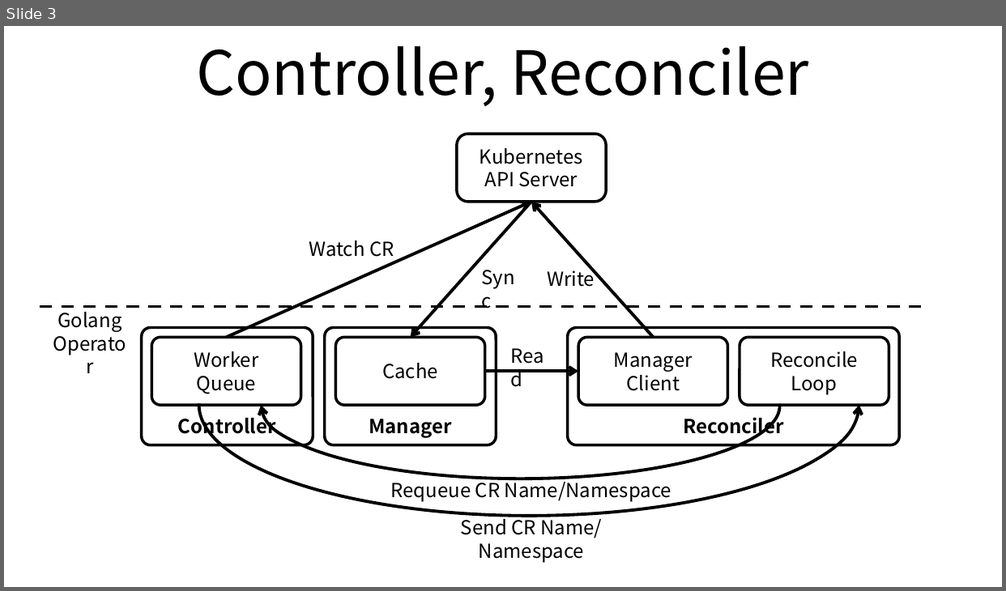
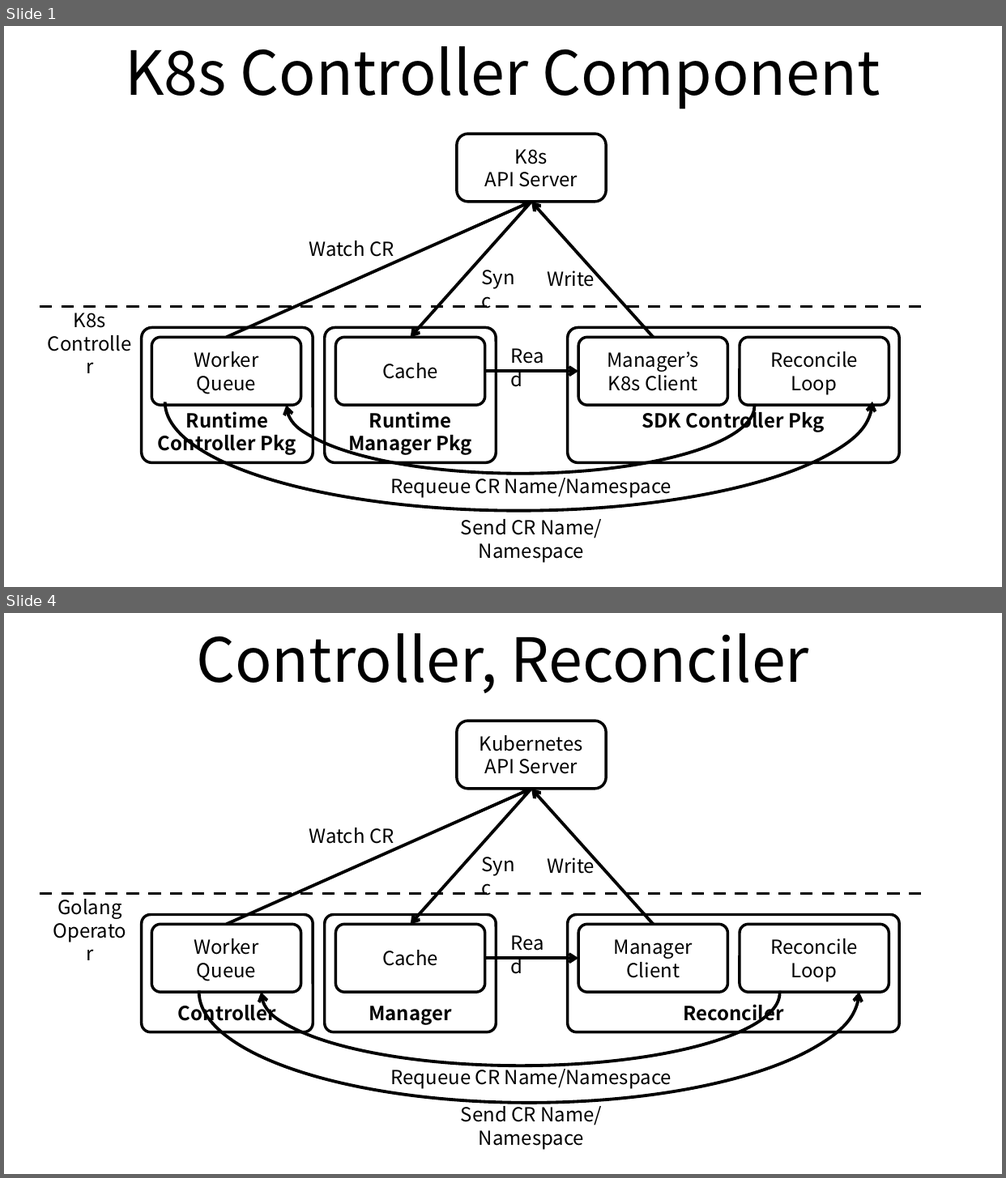
Before and after one commit to ssup2/blog-old, a slide deck: images/programming/Kubernetes_Operator_SDK_Golang/Kubernetes_Operator_SDK_Golang.pptx. Shown one above the other, each under a label of ours: slide 3 before the commit, slides 1 and 4 after it; the slides between them are not shown. The pictures are 1006x591 and 1006x1178 pixels, drawn with LibreOffice and Linux fonts; fonts in the diff are those of the drawing. Boxes give left, top, right and bottom in pixels: in the first picture for what was removed or moved away, otherwise in the second. Text is boxed around its words. In the diff, an @@ line names an element or a change of style, - is before the commit and + after.

```diff
--- a/images/programming/Kubernetes_Operator_SDK_Golang/Kubernetes_Operator_SDK_Golang.pptx
+++ b/images/programming/Kubernetes_Operator_SDK_Golang/Kubernetes_Operator_SDK_Golang.pptx
@@ slide 1 added at (4,26,1002,587), background #FFFFFF @@
@@ title added at (125,46,880,109), 44 pt, text #000000 @@
+K8s Controller Component
@@ rounded rectangle added at (457,134,607,202), fill #FFFFFF, outline #000000 2 pt, 14 pt, text #000000 @@
+K8s
+API Server
@@ arrow added from (227, 337) to (530, 202), #000000 2.25 pt @@
@@ arrow added from (530, 202) to (410, 337), #000000 2.25 pt @@
@@ arrow added from (653, 337) to (530, 202), #000000 2.25 pt @@
@@ text added at (309,241,394,262), 14 pt, text #000000 @@
+Watch CR
@@ text added at (472,261,533,294), 14 pt, text #000000 @@
+Sync
@@ text added at (547,267,594,287), 14 pt, text #000000 @@
+Write
@@ line added from (40, 306) to (927, 306), #000000 2.25 pt dashed @@
@@ text added at (74,307,106,328), 14 pt, text #000000 @@
+K8s
+Controller
@@ arc (boxed as its full ellipse) added at (164,294,872,511), outline #000000 2.25 pt @@
@@ rounded rectangle added at (142,327,313,463), fill #FFFFFF, outline #000000 2 pt, 14 pt, text #000000, bold @@
+Runtime
+Controller Pkg
@@ rounded rectangle added at (151,337,301,405), fill #FFFFFF, outline #000000 2 pt, 14 pt, text #000000 @@
+Worker Queue
@@ arc (boxed as its full ellipse) added at (287,339,754,474), outline #000000 2.25 pt @@
@@ rounded rectangle added at (324,327,496,463), fill #FFFFFF, outline #000000 2 pt, 14 pt, text #000000, bold @@
+Runtime
+Manager Pkg
@@ rounded rectangle added at (335,337,485,405), fill #FFFFFF, outline #000000 2 pt, 14 pt, text #000000 @@
+Cache
@@ text added at (501,339,565,373), 14 pt, text #000000 @@
+Read
@@ rounded rectangle added at (568,327,899,463), fill #FFFFFF, outline #000000 2 pt, 14 pt, text #000000, bold @@
+SDK Controller Pkg
@@ rounded rectangle added at (579,337,728,405), fill #FFFFFF, outline #000000 2 pt, 14 pt, text #000000 @@
+Manager’s
+K8s Client
@@ rounded rectangle added at (739,337,889,405), fill #FFFFFF, outline #000000 2 pt, 14 pt, text #000000 @@
+Reconcile Loop
@@ arrow added from (485, 371) to (579, 371), #000000 2.25 pt @@
@@ text added at (391,474,671,499), 14 pt, text #000000 @@
+Requeue CR Name/Namespace
@@ text added at (461,519,602,563), 14 pt, text #000000 @@
+Send CR Name/Namespace
@@ what was slide 3 is now slide 4 @@
```
Also in this commit, not shown: 1 slide changed, 3 other files.
